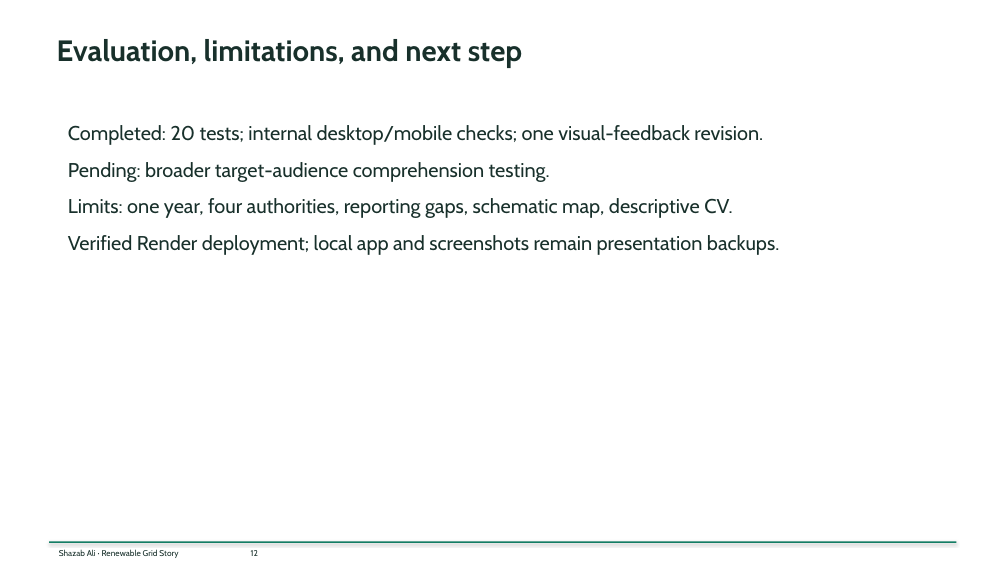
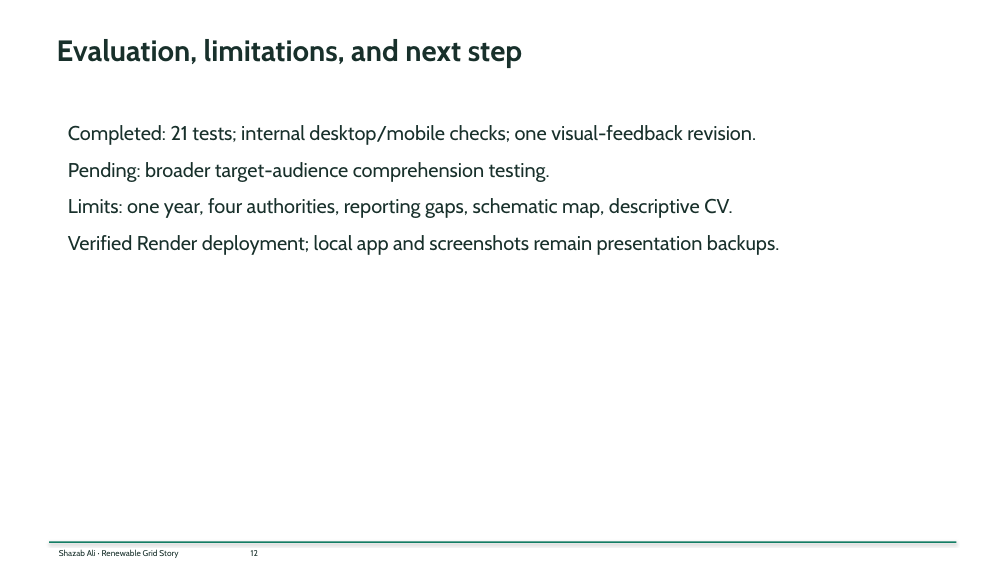
Before and after one commit to shaz1234567/renewable-grid-story, a slide deck: slide 12 of presentation/slides.pptx. Drawn at 1008x567 pixels with LibreOffice and Linux fonts; fonts in the diff are those of the drawing. Boxes give left, top, right and bottom in pixels: in the first picture for what was removed or moved away, otherwise in the second. Text is boxed around its words. In the diff, an @@ line names an element or a change of style, - is before the commit and + after.

```diff
--- a/presentation/slides.pptx
+++ b/presentation/slides.pptx
@@ text at box(68, 125, 756, 145): text changed @@
-Completed: 20 tests; internal desktop/mobile checks; one visual-feedback revision.
+Completed: 21 tests; internal desktop/mobile checks; one visual-feedback revision.
```
Also in this commit, not shown: 23 other files.
